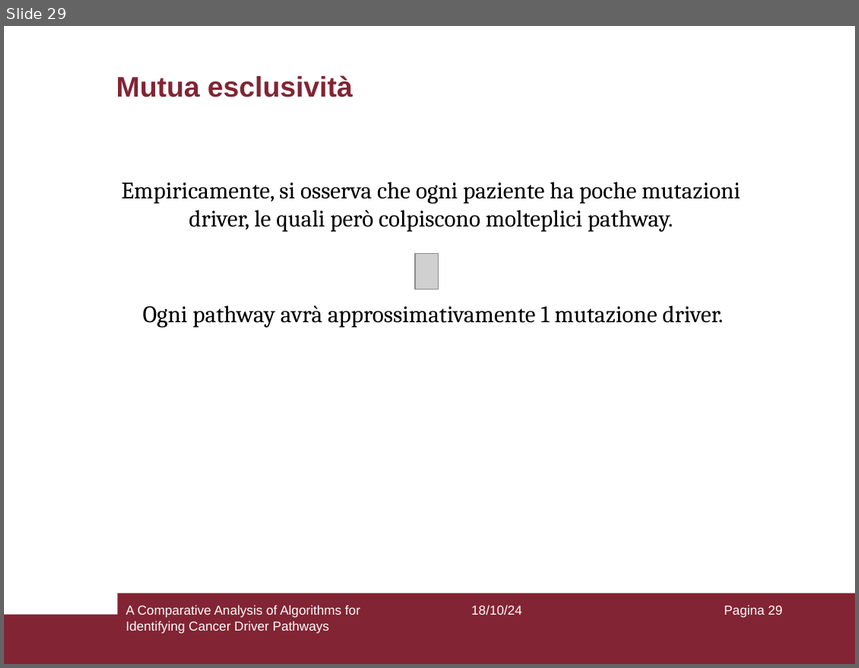
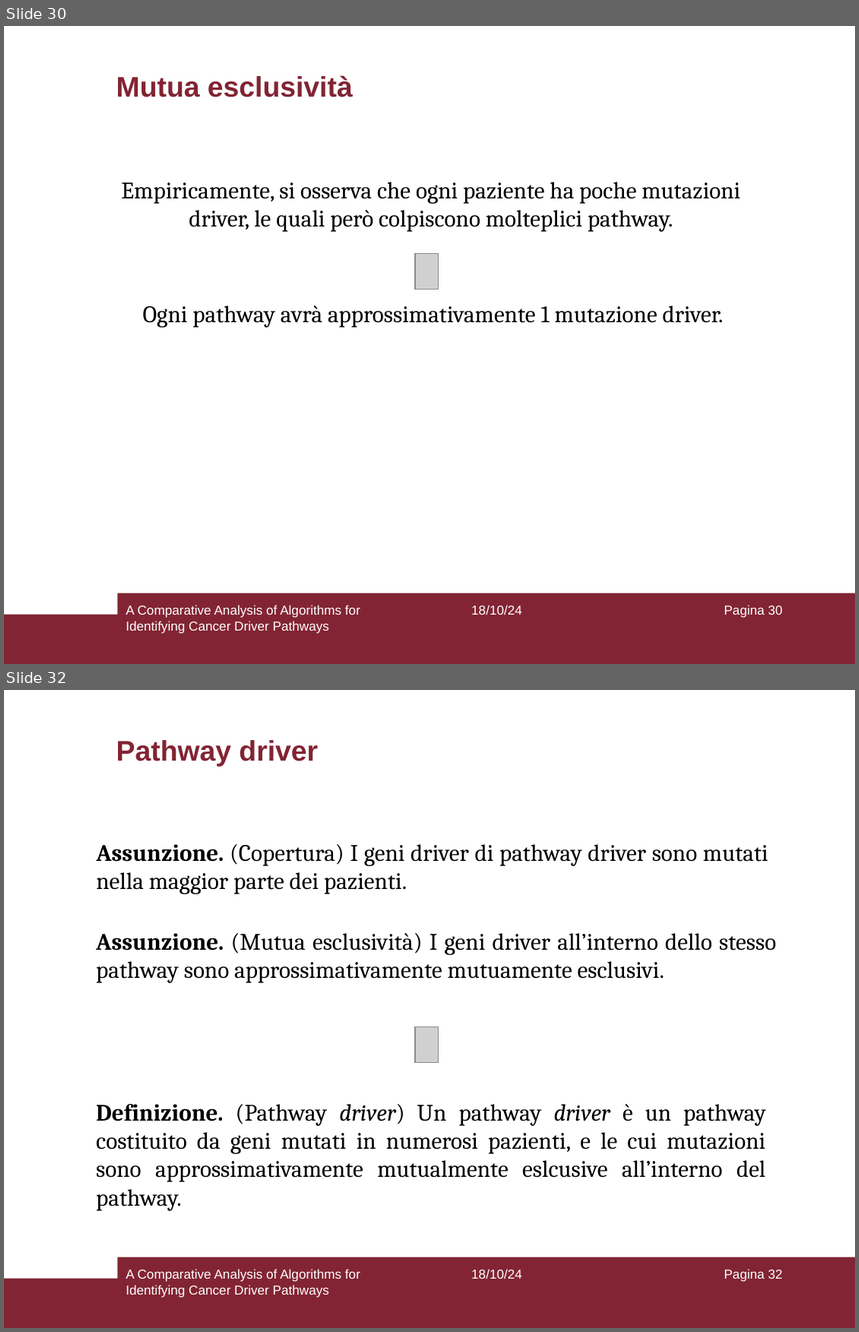
Before and after one commit to aflaag/bsc-thesis, a slide deck: presentation/slides.odp. Shown one above the other, each under a label of ours: slide 29 before the commit, slides 30 and 32 after it; the slides between them are not shown. The pictures are 859x668 and 859x1332 pixels, drawn with LibreOffice and Linux fonts; fonts in the diff are those of the drawing; grey boxes stand for pictures. Boxes give left, top, right and bottom in pixels: in the first picture for what was removed or moved away, otherwise in the second. Text is boxed around its words. In the diff, an @@ line names an element or a change of style, - is before the commit and + after.

```diff
--- a/presentation/slides.odp
+++ b/presentation/slides.odp
@@ slide 32 added at box(4, 690, 855, 1328), background #FFFFFF; not listed: 2 template elements that a slide beside it also shows @@
@@ title added at box(116, 740, 318, 766), 24 pt, text #822433, bold @@
+Pathway driver
@@ text added at box(96, 844, 769, 894), 20 pt, text #000000 @@
+Assunzione. (Copertura) I geni driver di pathway driver sono mutati nella maggior parte dei pazienti.
@@ text added at box(96, 933, 776, 983), 20 pt, text #000000 @@
+Assunzione. (Mutua esclusività) I geni driver all’interno dello stesso pathway sono approssimativamente mutuamente esclusivi.
@@ picture added at box(416, 1027, 439, 1062) @@
@@ text added at box(96, 1104, 766, 1211), 20 pt, text #000000 @@
+Definizione. (Pathway driver) Un pathway driver è un pathway costituito da geni mutati in numerosi pazienti, e le cui mutazioni sono approssimativamente mutualmente eslcusive all’interno del pathway.
@@ text added at box(126, 1269, 360, 1298), 11 pt, text #FFFFFF @@
+A Comparative Analysis of Algorithms for Identifying Cancer Driver Pathways
@@ text added at box(471, 1269, 522, 1279), 11 pt, text #FFFFFF @@
+18/10/24
@@ page number added at box(724, 1269, 783, 1282), 11 pt, text #FFFFFF @@
+Pagina 32
@@ what was slide 29 is now slide 30 @@
@@ page number at box(724, 605, 783, 618): text changed @@
-Pagina 29
+Pagina 30
```
Also in this commit, not shown: 13 slides changed, 1 other slide added, 6 other files.
